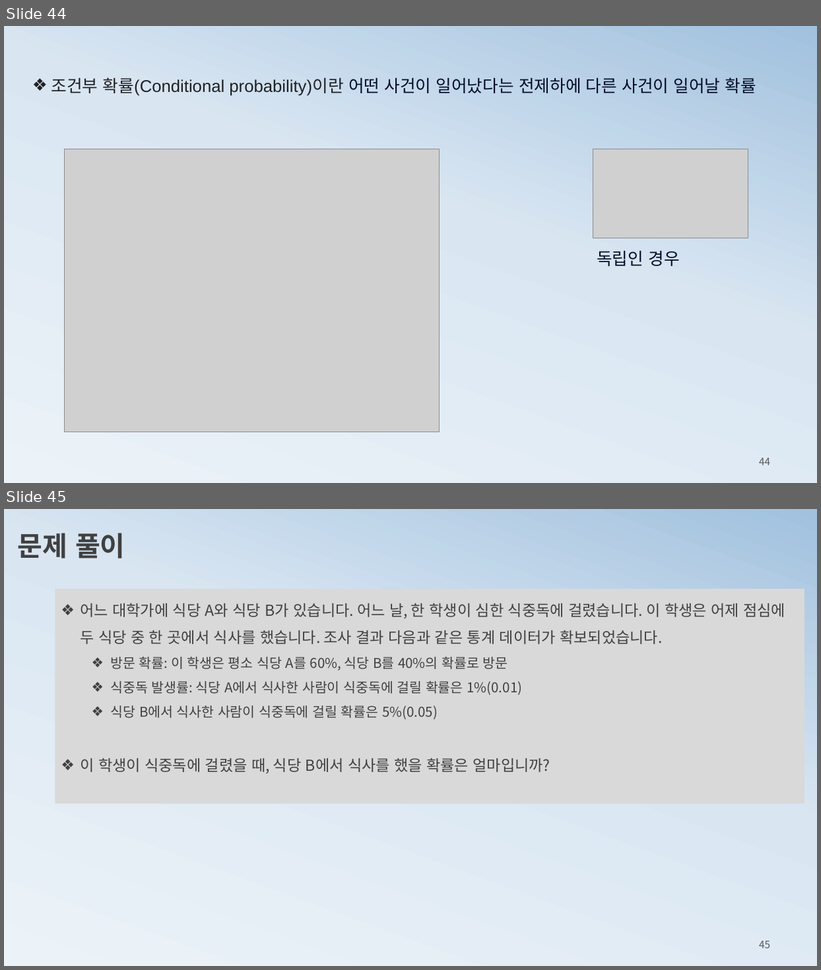
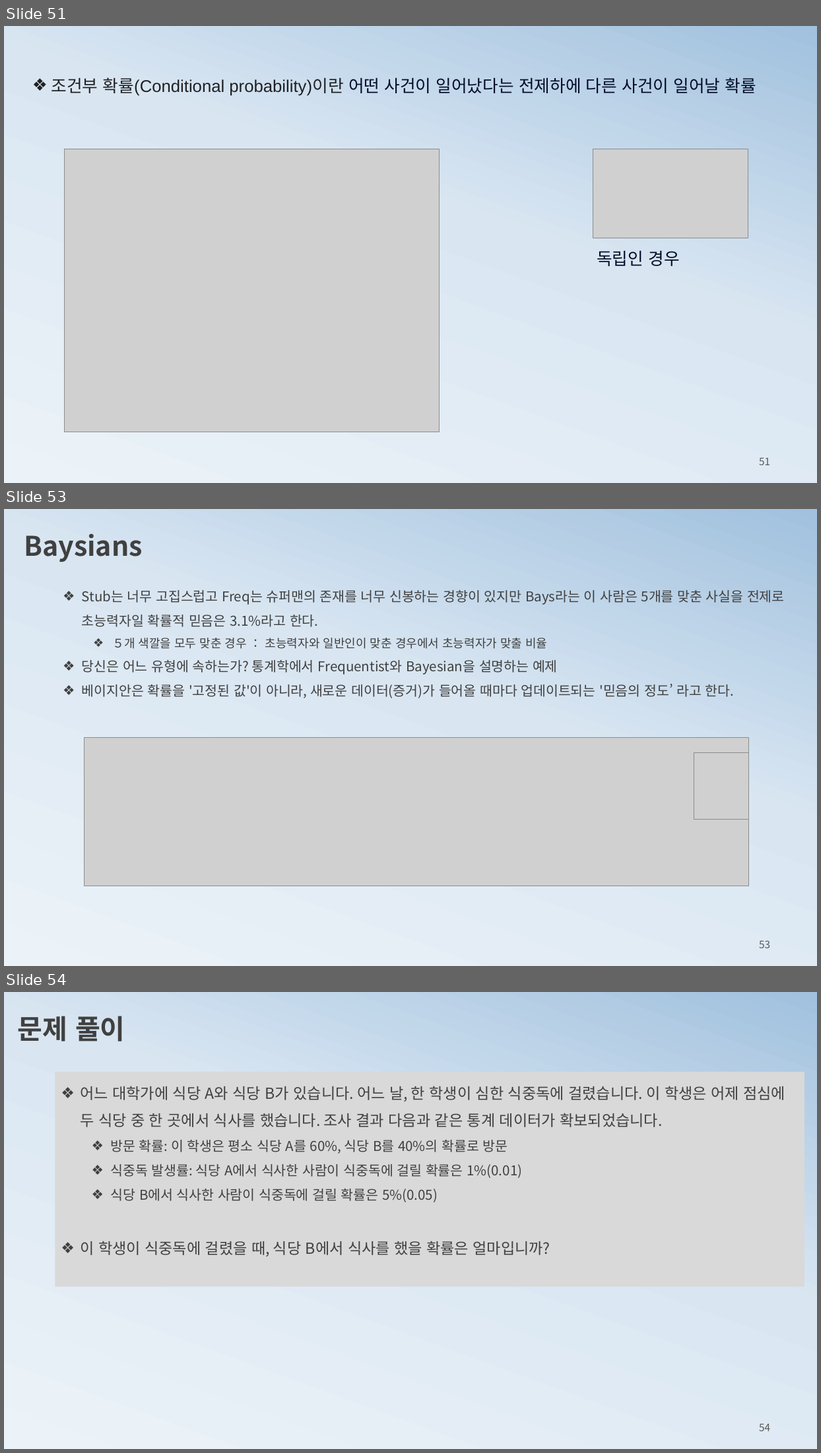
Before and after one commit to ancestor9/mathematics-for-machine-learning, a slide deck: 3_probability theory for machine learning.pptx. Shown one above the other, each under a label of ours: slides 44 and 45 before the commit, slides 51, 53 and 54 after it; the slides between them are not shown. The pictures are 821x970 and 821x1453 pixels, drawn with LibreOffice and Linux fonts; fonts in the diff are those of the drawing; grey boxes stand for pictures. Boxes give left, top, right and bottom in pixels: in the first picture for what was removed or moved away, otherwise in the second. Text is boxed around its words. In the diff, an @@ line names an element or a change of style, - is before the commit and + after.

```diff
--- a/3_probability theory for machine learning.pptx
+++ b/3_probability theory for machine learning.pptx
@@ slide 53 added at bbox=[4, 509, 817, 966], background gradient #ECF3F8 to #D9E6F2 to #A1C1DE @@
@@ text added at bbox=[24, 533, 143, 562], 32 pt, text #404040, bold @@
+Baysians
@@ text added at bbox=[82, 590, 785, 698], 16 pt, text #404040 @@
+  ❖ Stub는 너무 고집스럽고 Freq는 슈퍼맨의 존재를 너무 신봉하는 경향이 있지만 Bays라는 이 사람은 5개를 맞춘 사실을 전제로 초능력자일 확률적 믿음은 3.1%라고 한다.
+    ❖ ５개 색깔을 모두 맞춘 경우 ： 초능력자와 일반인이 맞춘 경우에서 초능력자가 맞출 비율
+  ❖ 당신은 어느 유형에 속하는가? 통계학에서 Frequentist와 Bayesian을 설명하는 예제
+  ❖ 베이지안은 확률을 '고정된 값'이 아니라, 새로운 데이터(증거)가 들어올 때마다 업데이트되는 '믿음의 정도’ 라고 한다.
@@ picture added at bbox=[84, 738, 748, 886] @@
@@ picture added at bbox=[694, 753, 748, 819] @@
@@ page number added at bbox=[759, 941, 770, 949], 12 pt, text #595959 @@
+53
@@ what was slide 44 is now slide 51 @@
@@ page number at bbox=[759, 458, 770, 466]: text changed @@
-44
+51
@@ what was slide 45 is now slide 54 @@
@@ page number at bbox=[759, 1424, 770, 1432]: text changed @@
-45
+54
```
Also in this commit, not shown: 4 slides changed, 9 other slides added.
